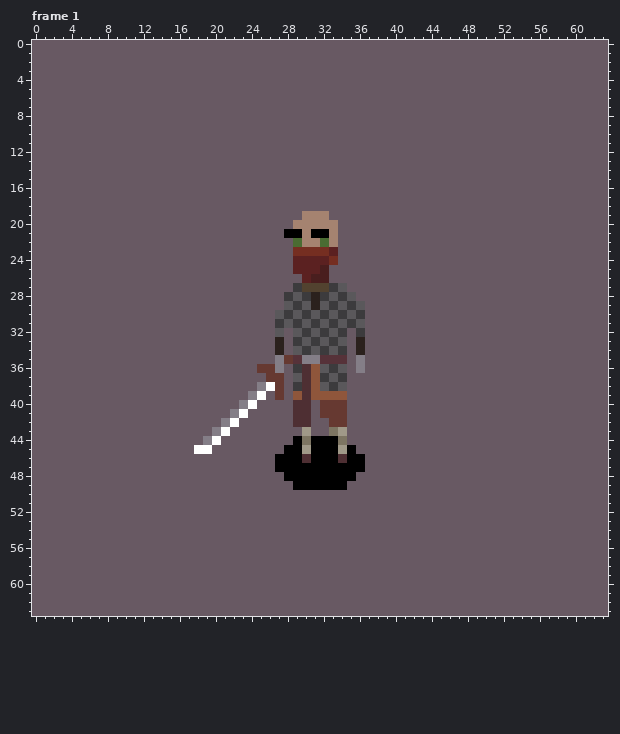
Pixel-art file -- assets/aseprite/human/human_death.ase. Above is the file before it was changed.
64x64 pixels, 11 frames. Colours within 5 levels of each other are drawn and written as one. Shown: frame 1. The commit also changed other frames, which this record leaves out.
Now the later version:
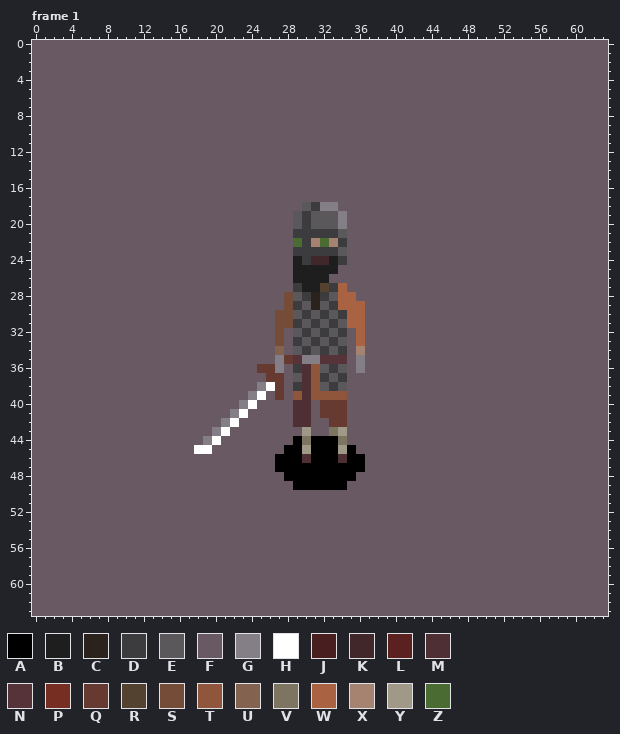
Palette (. is transparent): A #000000  B #1e1e1e  C #2b211d  D #3c3b3d  E #5a585b  F #685963  G #847e87  H #ffffff  J #491e1e  K #41272a  L #5b2121  M #4e2f33  N #563239  P #752e21  Q #663931  R #52422f  S #754c38  T #8f563b  U #836250  V #7d7562  W #a96342  X #a58370  Y #a09988  Z #4a6c32
Changes in this commit:
{"change": "layer \"head/facial_hair/facial_hair_0\" now shown"}
{"change": "layer \"head/facial_hair/facial_hair_1\" now hidden"}
{"change": "layer \"head/hair/hair_0\" now hidden"}
{"change": "layer \"head/face mask\" now hidden"}
{"change": "layer \"head/headwear/viking_helmet\" now shown"}
{"change": "layer \"front (arms)/front_arms/jackets/chainmai\" now hidden"}
{"where": "frame 1"}
{"frame":1,"y":18,"x":30,"old":"FFFF","new":"EDGG"}
{"frame":1,"y":19,"x":29,"old":"FXXXFF","new":"EDEEEG"}
{"frame":1,"y":20,"x":29,"old":"XXXXXF","new":"EDEEEG"}
{"frame":1,"y":21,"x":28,"old":"AAXAAXF","new":"FDDDDDE"}
{"frame":1,"y":22,"x":30,"old":"X","new":"D"}
{"frame":1,"y":22,"x":34,"old":"F","new":"D"}
{"frame":1,"y":23,"x":29,"old":"PPPPLF","new":"DDDDDE"}
{"frame":1,"y":24,"x":29,"old":"LLLLPF","new":"BDKKBD"}
{"frame":1,"y":25,"x":29,"old":"LLLJF","new":"BBBBB"}
{"frame":1,"y":26,"x":29,"old":"FLJJ","new":"BBBB"}
{"frame":1,"y":27,"x":30,"old":"RR","new":"BB"}
{"frame":1,"y":27,"x":34,"old":"E","new":"W"}
{"frame":1,"y":28,"x":28,"old":"D","new":"S"}
{"frame":1,"y":28,"x":34,"old":"DE","new":"WW"}
{"frame":1,"y":29,"x":28,"old":"E","new":"S"}
{"frame":1,"y":29,"x":34,"old":"EDE","new":"WWW"}
{"frame":1,"y":30,"x":27,"old":"ED","new":"SS"}
{"frame":1,"y":30,"x":35,"old":"ED","new":"WW"}
{"frame":1,"y":31,"x":27,"old":"DE","new":"SS"}
{"frame":1,"y":31,"x":35,"old":"DE","new":"WW"}
{"frame":1,"y":32,"x":27,"old":"E","new":"S"}
{"frame":1,"y":32,"x":36,"old":"D","new":"W"}
{"frame":1,"y":33,"x":27,"old":"C","new":"S"}
{"frame":1,"y":33,"x":36,"old":"C","new":"W"}
{"frame":1,"y":34,"x":27,"old":"C","new":"U"}
{"frame":1,"y":34,"x":36,"old":"C","new":"X"}
{"label":"changed","picture_box":[275,202,365,355]}
